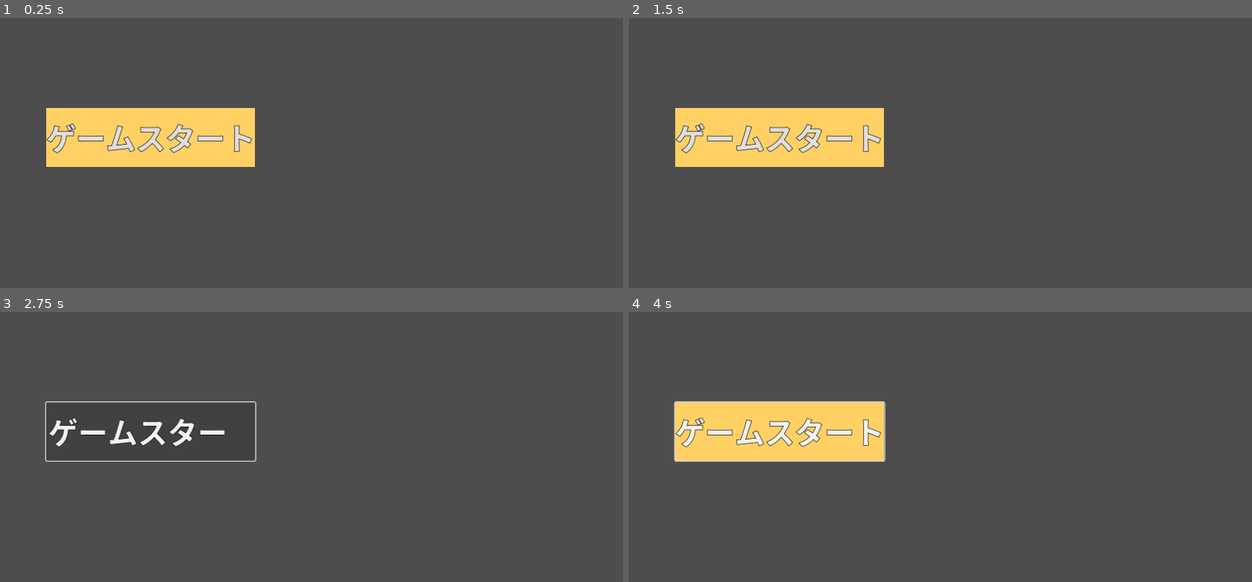
Above: before the commit, frames 1-4 (two rows, left to right).
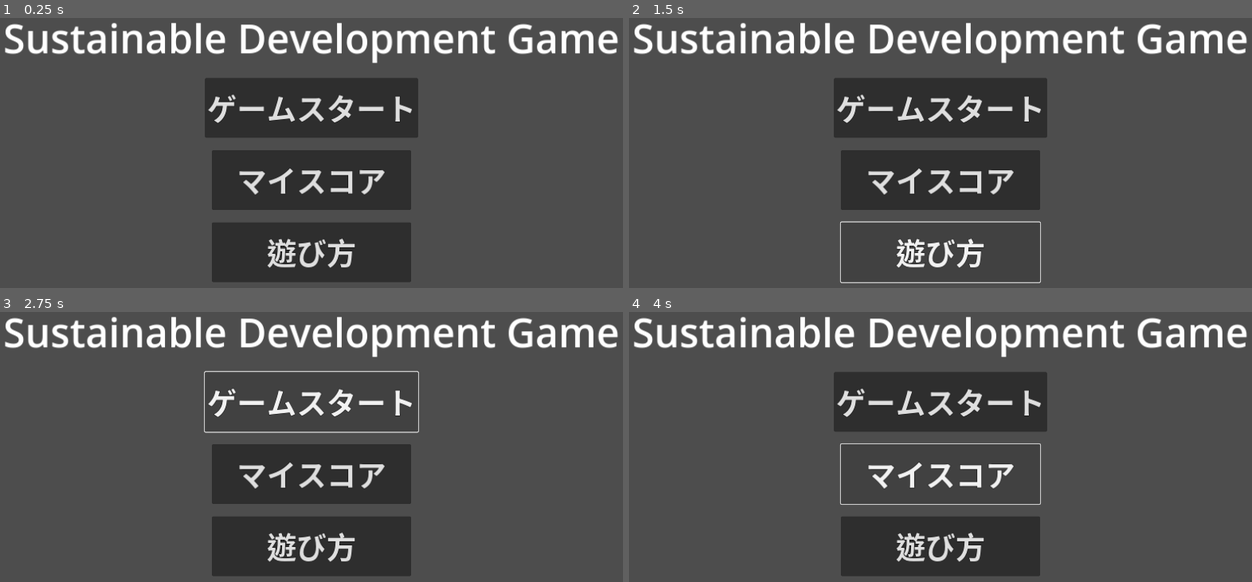
Above: after the commit, the same moments.

Repository: rikiaaaan/sustainable-development-game
Game: Godot game, scene res://title/title.tscn
Two runs of this game, one before a commit and one after it. Both use one fixed random seed, a clock stepped at 60 frames per second and the inputs below. This scene is started directly instead of the project's main scene.
Inputs (mouse positions are in pixels of both pictures, inside the frame that each line leads up to):
- Up to frame 1 (0.25 s): no input
- Up to frame 2 (1.5 s): click (940, 180) at 0.5 s, where only the run after the commit has a clickable "マイスコア"; click (940, 252) at 1.25 s, where only the run after the commit has a clickable "遊び方"
- Up to frame 3 (2.75 s): click "ゲームスタート" at 2 s
- Up to frame 4 (4 s): click "ゲームスタート" at 2.75 s; click (940, 474) at 3.5 s, where only the run after the commit has a clickable "マイスコア"

The runs differ from the first frame. In frame 1, 32% of the frame differs, in the area x 0-100%, y 1-98%; in frame 2, 26%; in frame 3, 21%; in frame 4, 26%.

Commit message:
仮のタイトル画面を追加

Diff:
--- a/title/title.tscn
+++ b/title/title.tscn
@@ -1,13 +1,9 @@
-[gd_scene load_steps=5 format=3 uid="uid://1najobv5dww8"]
+[gd_scene load_steps=3 format=3 uid="uid://1najobv5dww8"]
 
 [ext_resource type="Script" path="res://title/title.gd" id="1_vs2ow"]
-[ext_resource type="Texture2D" uid="uid://dncq5x46ocuy6" path="res://shared/img/button_gamestart.png" id="2_pphhd"]
 
-[sub_resource type="CanvasTexture" id="CanvasTexture_1oid5"]
-
-[sub_resource type="StyleBoxTexture" id="StyleBoxTexture_31a5v"]
-texture = SubResource("CanvasTexture_1oid5")
-modulate_color = Color(1, 0.819608, 0.396078, 1)
+[sub_resource type="LabelSettings" id="LabelSettings_jvuqo"]
+font_size = 80
 
 [node name="title" type="Node"]
 script = ExtResource("1_vs2ow")
@@ -18,24 +14,40 @@
 offset_right = 40.0
 offset_bottom = 40.0
 
-[node name="TextureRect" type="TextureRect" parent="Ui"]
-visible = false
-modulate = Color(1, 0.811765, 0.0666667, 1)
+[node name="VBoxContainer" type="VBoxContainer" parent="Ui"]
 layout_mode = 0
-offset_right = 40.0
-offset_bottom = 40.0
-texture = ExtResource("2_pphhd")
+offset_right = 1280.0
+offset_bottom = 720.0
+theme_override_constants/separation = 25
+alignment = 1
+metadata/_edit_lock_ = true
 
-[node name="Button" type="Button" parent="Ui"]
-layout_mode = 0
-offset_left = 107.0
-offset_top = 284.0
-offset_right = 526.0
-offset_bottom = 401.0
-theme_override_constants/outline_size = 4
+[node name="Label" type="Label" parent="Ui/VBoxContainer"]
+layout_mode = 2
+text = "Sustainable Development Game"
+label_settings = SubResource("LabelSettings_jvuqo")
+horizontal_alignment = 1
+
+[node name="Button" type="Button" parent="Ui/VBoxContainer"]
+custom_minimum_size = Vector2(400, 120)
+layout_mode = 2
+size_flags_horizontal = 4
+theme_override_constants/outline_size = 3
 theme_override_font_sizes/font_size = 60
-theme_override_styles/normal = SubResource("StyleBoxTexture_31a5v")
 text = "ゲームスタート"
 
-[connection signal="mouse_entered" from="Ui/TextureRect" to="." method="_on_texture_rect_mouse_entered"]
-[connection signal="mouse_exited" from="Ui/TextureRect" to="." method="_on_texture_rect_mouse_exited"]
+[node name="Button2" type="Button" parent="Ui/VBoxContainer"]
+custom_minimum_size = Vector2(400, 120)
+layout_mode = 2
+size_flags_horizontal = 4
+theme_override_constants/outline_size = 3
+theme_override_font_sizes/font_size = 60
+text = "マイスコア"
+
+[node name="Button3" type="Button" parent="Ui/VBoxContainer"]
+custom_minimum_size = Vector2(400, 120)
+layout_mode = 2
+size_flags_horizontal = 4
+theme_override_constants/outline_size = 3
+theme_override_font_sizes/font_size = 60
+text = "遊び方"
